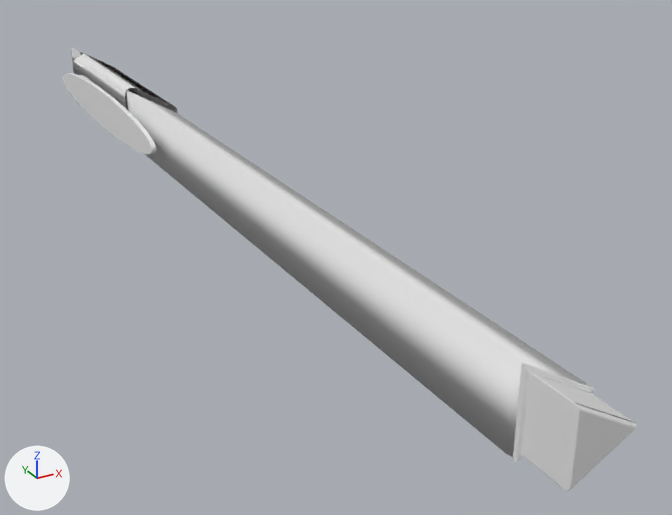
Before and after pictures for a commit that changed the FBX model GetLost/Assets/model/pen_two.FBX.
One viewpoint serves both versions: a 50 mm camera at (-0.89, -0.91, 1.49) aimed at (1.17, 2.84, -0.38). The axes (+X, +Y, +Z) are drawn at lower left. The lights are the same throughout. Where no turn or scale is listed for an object, it has been applied to the vertices.

In view in the first picture: 'ChamferCyl001', 'ChamferCyl002', 'ChamferCyl003'.
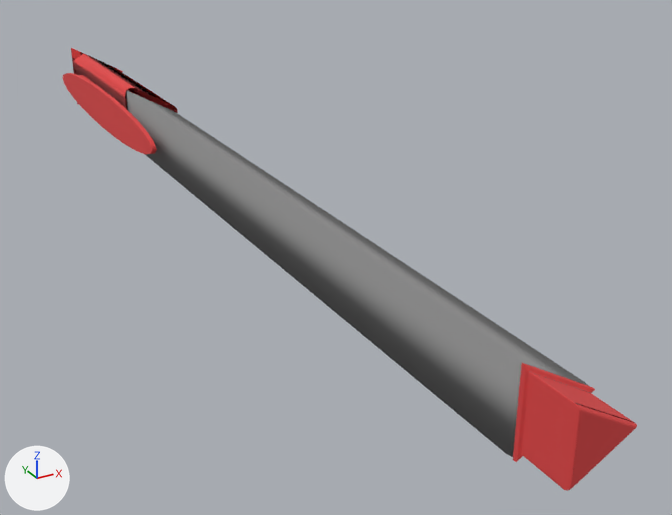
Pixel boxes (x1, y1, x2, y2) of what changed, in the pictures (672 x 515 px):
'ChamferCyl001', recoloured (white to grey): (126, 91, 590, 457) in both
'ChamferCyl002', recoloured (grey to red): (513, 363, 637, 491) in both
'ChamferCyl003', recoloured (grey to red): (63, 48, 178, 154) in both

Patch to the scene script:
```diff
--- a/GetLost/Assets/model/pen_two.FBX.py
+++ b/GetLost/Assets/model/pen_two.FBX.py
@@ mat_pen_2_headandtail @@
+mat_pen_2_headandtail = principled_material('pen_2_headandtail')
+mat_pen_2_headandtail.base_color = (0.757, 0.0588, 0.0588)  # red #e24545
+mat_pen_2_headandtail.roughness = 0.859
@@ mat_pen_2_body @@
+mat_pen_2_body = principled_material('pen_2_body')
+mat_pen_2_body.base_color = (0.255, 0.255, 0.255)  # grey #8a8a8a
+mat_pen_2_body.roughness = 0.859
@@ me_mesh_001 @@
 me_mesh_001.from_pydata(...)  # 337 vertices, 327 faces; spans x -0.095..0.19, y 0.118..0.342, z -0.165..0.165
+me_mesh_001.materials.append(mat_pen_2_headandtail)  # red #e24545
@@ me_mesh @@
 me_mesh.from_pydata(...)  # 38 vertices, 72 faces; spans x -0.1..0.19, y 0.0..3.81, z -0.16..0.16
+me_mesh.materials.append(mat_pen_2_body)  # grey #8a8a8a
@@ me_mesh_002 @@
 me_mesh_002.from_pydata(...)  # 472 vertices, 427 faces; spans x -0.17..0.27, y -0.77..1.23, z -0.21..0.21
+me_mesh_002.materials.append(mat_pen_2_headandtail)  # red #e24545
```
